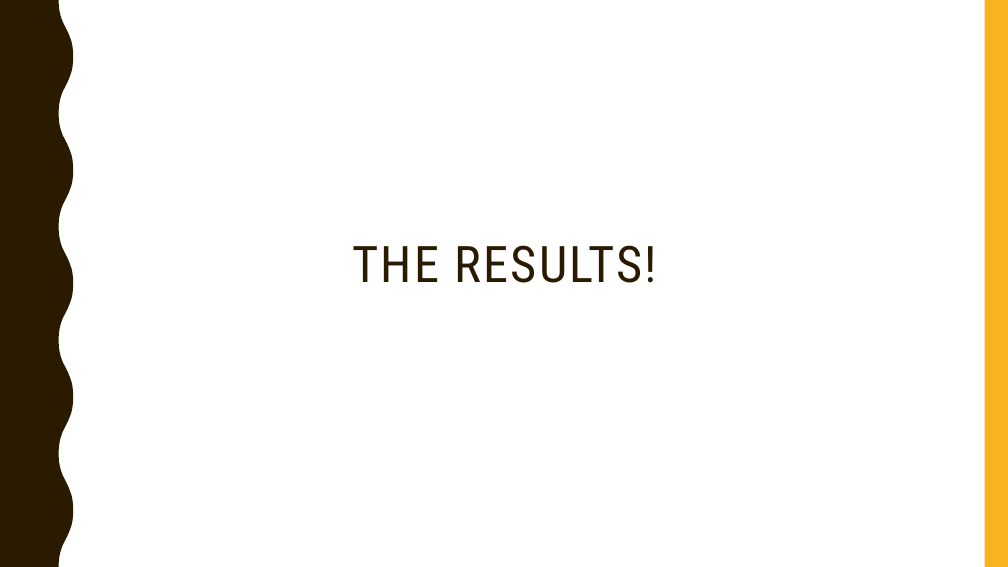
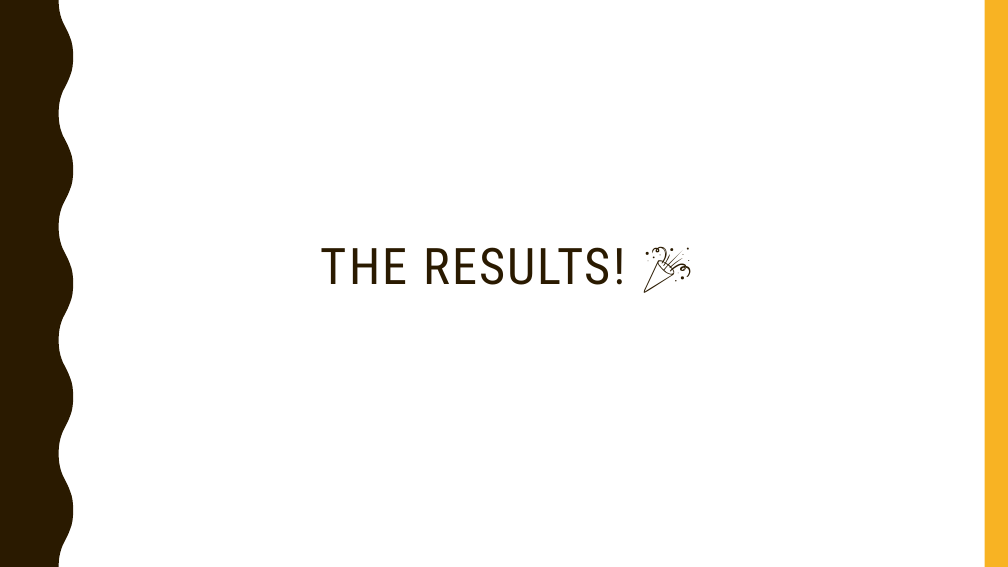
Before and after one commit to gururaj-shriram/ece548-machine-learning, a slide deck: slide 12 of proj1/presentation/pres.pptx. Drawn at 1008x567 pixels with LibreOffice and Linux fonts; fonts in the diff are those of the drawing. Boxes give left, top, right and bottom in pixels: in the first picture for what was removed or moved away, otherwise in the second. Text is boxed around its words. In the diff, an @@ line names an element or a change of style, - is before the commit and + after.

```diff
--- a/proj1/presentation/pres.pptx
+++ b/proj1/presentation/pres.pptx
@@ title at [321,247,625,285]: text changed @@
-THE RESULTS!
+THE RESULTS! 🎉
```
Also in this commit, not shown: 10 other slides changed, 29 other files.
